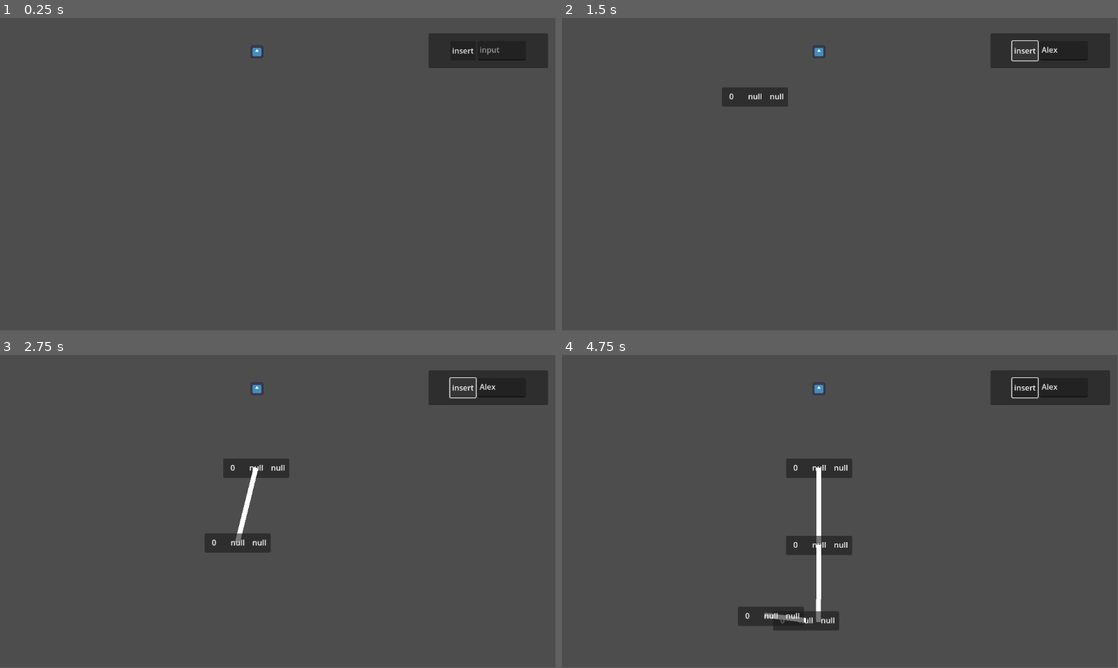
Above: before the commit, frames 1-4 (two rows, left to right).
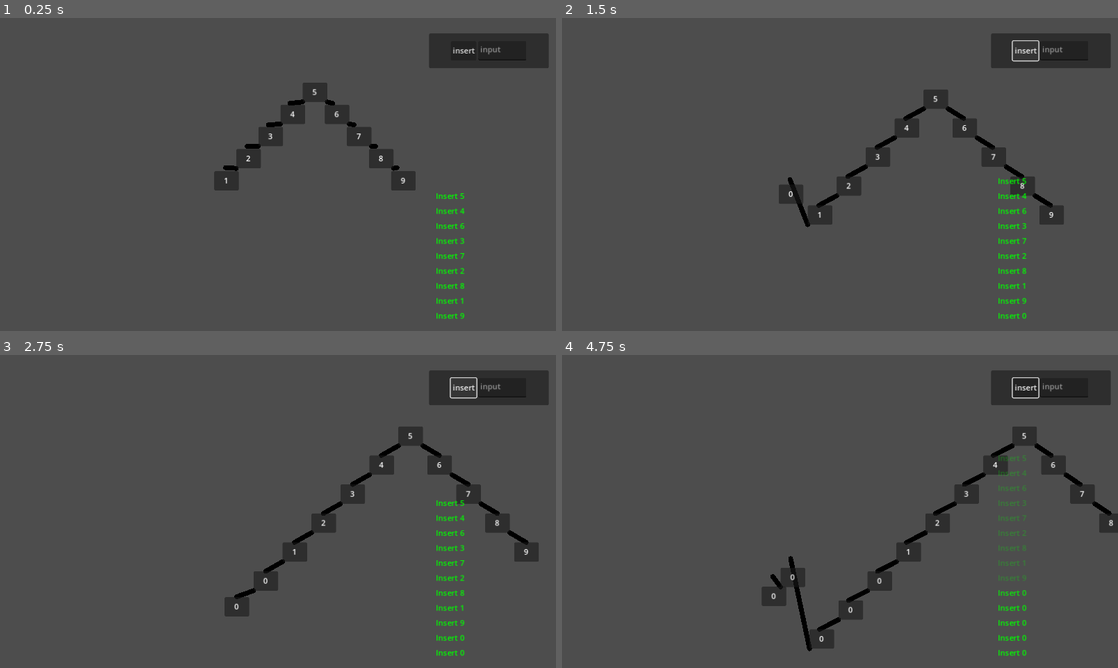
Above: after the commit, the same moments.

Repository: DennisFan11/RBtree
Game: Godot game, scene res://MainScene/MainScene.tscn
Same seed, same stepped clock (60 frames per second), same inputs: the game is played once before the commit and once after it. The engine's default icon, where the game draws it, is replaced by a stand-in: a white triangle on a blue panel in a dark square.
Inputs (mouse positions are in pixels of both pictures, inside the frame that each line leads up to):
- Up to frame 1 (0.25 s): no input
- Up to frame 2 (1.5 s): click (1062, 49) at 0.52 s; type "Alex" at 0.6 s; click "insert" at 1.25 s
- Up to frame 3 (2.75 s): click "insert" at 2 s
- Up to frame 4 (4.75 s): click "insert" at 2.75 s; move the mouse to (962, 495) at 3.52 s; tap A (A, bound only after the commit) at 3.6 s; tap D (D, bound only after the commit) at 3.8, 4.35 s; move the mouse to (728, 527) at 4.27 s; tap Keypad Enter (Enter, bound only after the commit) at 4.55 s
The window is 799x449 before the commit and 800x450 after it. Grey fills any space a smaller window leaves; there, only what the larger window draws over its background counts as a difference.

The runs differ from the first frame. In frame 1, 3.2% of the frame differs, in the area x 38-99%, y 8-97%; in frame 2, 4.5%; in frame 3, 5.7%; in frame 4, 7.5%, in the area x 31-100%, y 7-97%.

Commit message:
Tree Display
能夠顯示RB樹, Insert 操作待完成

Diff:
--- a/MainScene/MainScene.tscn
+++ b/MainScene/MainScene.tscn
@@ -1,7 +1,6 @@
-[gd_scene load_steps=3 format=3 uid="uid://88tjufil85s5"]
+[gd_scene load_steps=2 format=3 uid="uid://88tjufil85s5"]
 
 [ext_resource type="Script" path="res://MainScene/main_scene.gd" id="1_rs03n"]
-[ext_resource type="Texture2D" uid="uid://c3715o1xyqtw6" path="res://icon.svg" id="2_rx2d5"]
 
 [node name="MainScene" type="Node2D"]
 script = ExtResource("1_rs03n")
@@ -15,6 +14,7 @@
 anchor_bottom = 1.0
 grow_horizontal = 2
 grow_vertical = 2
+mouse_filter = 2
 
 [node name="Panel" type="Panel" parent="UI/Control"]
 layout_mode = 0
@@ -46,16 +46,26 @@
 layout_mode = 2
 placeholder_text = "input"
 
-[node name="Target" type="Marker2D" parent="."]
+[node name="Messages" type="VBoxContainer" parent="UI/Control"]
 unique_name_in_owner = true
-position = Vector2(533, 74)
+layout_mode = 1
+anchors_preset = 15
+anchor_right = 1.0
+anchor_bottom = 1.0
+offset_left = 903.0
+offset_top = 7.0
+offset_right = -9.0
+offset_bottom = -16.0
+grow_horizontal = 2
+grow_vertical = 2
+mouse_filter = 2
+alignment = 2
 
 [node name="Tree" type="Node2D" parent="."]
 unique_name_in_owner = true
 
-[node name="Icon" type="Sprite2D" parent="."]
-position = Vector2(533, 70)
-scale = Vector2(0.2, 0.2)
-texture = ExtResource("2_rx2d5")
+[node name="Camera2D" type="Camera2D" parent="."]
+unique_name_in_owner = true
+position = Vector2(153, 217)
 
 [connection signal="button_down" from="UI/Control/Panel/CenterContainer/HBoxContainer/Button" to="." method="_on_button_button_down"]
--- a/MainScene/main_scene.gd
+++ b/MainScene/main_scene.gd
@@ -1,41 +1,107 @@
 class_name MainScene extends Node2D
-
-static func add_new_node(node:TreeNode):
-	_tree.add_child(node)
-
-var _root :TreeNode
-@onready var treeCRUD = TreeCRUD.new()
-
-func _on_button_button_down() -> void:
-	var val:float = %TextEdit.text.to_float()
-	_root = treeCRUD.insert(_root, val)
-
-func _ready() -> void:
-	_tree = %Tree
-
-static var _tree
-func _process(delta: float) -> void:
-	#print(_root)
-	_update(_root, %Target.position)
 
 
 
-const LEN:float = 160.0
-const G = 10.0
-func _update(node:TreeNode, pos:Vector2):
-	if !node:
-		return
-	node.position.y += G
-	node.position = (node.position - pos).limit_length(LEN)+pos
-	for c in node.get_tree_nodes():
-		_update(c, node.position)
+#region 外部接口
+static var _tree:Node2D
+static var _main_scene:MainScene
+
+static func add_new_node(node:TreeNode)-> void: ## 新增節點
+	_tree.add_child(node)
+
+static func remove(val:float):
+	_main_scene._remove(val)
+
+static func message(bbtext:String)-> void:
+	_main_scene._message(bbtext)
+#endregion
 
 
+func _input(event: InputEvent) -> void:
+	if event.is_action_pressed("Enter"):
+		_on_button_button_down()
+	elif event.is_action_pressed("zoom_in"):
+		%Camera2D.zoom *= 1.1
+	elif event.is_action_pressed("zoom_out"):
+		%Camera2D.zoom *= 0.9
+
+func _on_button_button_down() -> void: ## insert
+	var val:float = %TextEdit.text.to_float()
+	%TextEdit.text = ""
+	_insert(val)
+
+func _ready() -> void:
+	_main_scene = self
+	_tree = %Tree
+	for i in [5, 4, 6, 3, 7, 2, 8, 1, 9]:
+		_insert(i)
 
 
+#region 樹操作
+var _root :TreeNode
+@onready var treeCRUD = TreeCRUD.new()
+func _insert(val:float):
+	_message("[color=green]Insert "+str(val)+"[/color]")
+	_root = treeCRUD.insert(_root, val)
+	_tree_update()
+
+func _remove(val:float):
+	_message("[color=red]Remove "+str(val)+"[/color]")
+	treeCRUD.remove(_root, val)
+	_tree_update()
+#endregion
+
+#region 位置更新相關
+func _tree_update():
+	__xid = 0
+	_deep_count(_root, 0)
+
+var __xid:int
+func _deep_count(node:TreeNode, last_deepth:int)-> int: ## 設定深度, xid
+	if !node:
+		return last_deepth
+	var curr_deepth = last_deepth+1
+	node._deepth = curr_deepth
+
+	if node.L:
+		_deep_count(node.L, curr_deepth)
+
+	__xid += 1
+	node._xid = __xid
+
+	if node.R:
+		_deep_count(node.R, curr_deepth)
+	return curr_deepth
+
+#endregion
+
+#region 攝影機
+var _camera_pos  = Vector2.ZERO
+const CAMERA_MOVE_SPEED:float = 500.0
+const CAMERA_LERP_SPEED:float = 8.0
+func _process(delta: float) -> void:
+	_camera_pos += Input.get_vector("A", "D", "W", "S") * CAMERA_MOVE_SPEED * delta
+	%Camera2D.offset = %Camera2D.offset.lerp(_camera_pos, CAMERA_LERP_SPEED * delta)
+#endregion
 
 
+#region Global message
+const MESSAGE_LIVE_TIME:float = 5.0
+func _message(str:String):
 
+	var rich = RichTextLabel.new()
+	rich.custom_minimum_size.y = 27.0
+	rich.bbcode_enabled = true
+	rich.text = str
+	%Messages.add_child(rich)
+
+	var tween = get_tree().create_tween()
+	tween.tween_property(rich, "modulate", Color(1.0, 1.0, 1.0, 0.0), MESSAGE_LIVE_TIME)\
+		.set_trans(Tween.TRANS_EXPO).set_ease(Tween.EASE_IN)
+	tween.tween_callback(rich.queue_free)
+
+
+#endregion
 
 
 
--- a/TreeCRUD.gd
+++ b/TreeCRUD.gd
@@ -18,11 +18,6 @@
 #endregion
 
 
-#dawdawd
-## TODO 實作2,3,4,樹
-
-
-
 func _make_treeNode()-> TreeNode:
 	var node = preload("res://treeNode/treeNode.tscn").instantiate()
 	MainScene.add_new_node(node)
@@ -32,10 +27,10 @@
 	node.queue_free()
 
 
-## TODO 實作2,3,4,樹
+## TODO 實作RB樹
 
 func _insert(node:TreeNode, val):
-	if node.val1 > val:
+	if node.val1 < val:
 		if node.R:
 			_insert(node.R, val)
 		else:
--- a/project.godot
+++ b/project.godot
@@ -14,3 +14,45 @@
 run/main_scene="res://MainScene/MainScene.tscn"
 config/features=PackedStringArray("4.3", "Forward Plus")
 config/icon="res://icon.svg"
+
+[display]
+
+window/stretch/mode="canvas_items"
+
+[input]
+
+Enter={
+"deadzone": 0.5,
+"events": [Object(InputEventKey,"resource_local_to_scene":false,"resource_name":"","device":-1,"window_id":0,"alt_pressed":false,"shift_pressed":false,"ctrl_pressed":false,"meta_pressed":false,"pressed":false,"keycode":0,"physical_keycode":4194310,"key_label":0,"unicode":0,"location":0,"echo":false,"script":null)
+]
+}
+zoom_in={
+"deadzone": 0.5,
+"events": [Object(InputEventMouseButton,"resource_local_to_scene":false,"resource_name":"","device":-1,"window_id":0,"alt_pressed":false,"shift_pressed":false,"ctrl_pressed":false,"meta_pressed":false,"button_mask":8,"position":Vector2(337, 11),"global_position":Vector2(346, 57),"factor":1.0,"button_index":4,"canceled":false,"pressed":true,"double_click":false,"script":null)
+]
+}
+zoom_out={
+"deadzone": 0.5,
+"events": [Object(InputEventMouseButton,"resource_local_to_scene":false,"resource_name":"","device":-1,"window_id":0,"alt_pressed":false,"shift_pressed":false,"ctrl_pressed":false,"meta_pressed":false,"button_mask":16,"position":Vector2(106, 25),"global_position":Vector2(115, 71),"factor":1.0,"button_index":5,"canceled":false,"pressed":true,"double_click":false,"script":null)
+]
+}
+W={
+"deadzone": 0.5,
+"events": [Object(InputEventKey,"resource_local_to_scene":false,"resource_name":"","device":-1,"window_id":0,"alt_pressed":false,"shift_pressed":false,"ctrl_pressed":false,"meta_pressed":false,"pressed":false,"keycode":0,"physical_keycode":87,"key_label":0,"unicode":119,"location":0,"echo":false,"script":null)
+]
+}
+A={
+"deadzone": 0.5,
+"events": [Object(InputEventKey,"resource_local_to_scene":false,"resource_name":"","device":-1,"window_id":0,"alt_pressed":false,"shift_pressed":false,"ctrl_pressed":false,"meta_pressed":false,"pressed":false,"keycode":0,"physical_keycode":65,"key_label":0,"unicode":97,"location":0,"echo":false,"script":null)
+]
+}
+S={
+"deadzone": 0.5,
+"events": [Object(InputEventKey,"resource_local_to_scene":false,"resource_name":"","device":-1,"window_id":0,"alt_pressed":false,"shift_pressed":false,"ctrl_pressed":false,"meta_pressed":false,"pressed":false,"keycode":0,"physical_keycode":83,"key_label":0,"unicode":115,"location":0,"echo":false,"script":null)
+]
+}
+D={
+"deadzone": 0.5,
+"events": [Object(InputEventKey,"resource_local_to_scene":false,"resource_name":"","device":-1,"window_id":0,"alt_pressed":false,"shift_pressed":false,"ctrl_pressed":false,"meta_pressed":false,"pressed":false,"keycode":0,"physical_keycode":68,"key_label":0,"unicode":100,"location":0,"echo":false,"script":null)
+]
+}
--- a/treeNode/treeNode.tscn
+++ b/treeNode/treeNode.tscn
@@ -1,56 +1,76 @@
-[gd_scene load_steps=3 format=3 uid="uid://g7fsfhix2s5u"]
+[gd_scene load_steps=4 format=3 uid="uid://g7fsfhix2s5u"]
 
 [ext_resource type="Script" path="res://treeNode/tree_node.gd" id="1_q8htm"]
-
-[sub_resource type="CircleShape2D" id="CircleShape2D_ighwy"]
-radius = 60.0
+[ext_resource type="Texture2D" uid="uid://c6m6g2xjiufjp" path="res://treeNode/delete.png" id="2_t0n3q"]
+[ext_resource type="Texture2D" uid="uid://bo3so0d4oxou6" path="res://treeNode/delete_n.png" id="3_gw3ww"]
 
 [node name="TreeNode" type="Node2D"]
 script = ExtResource("1_q8htm")
 
+[node name="LineL" type="Line2D" parent="."]
+unique_name_in_owner = true
+begin_cap_mode = 2
+end_cap_mode = 2
+
+[node name="LineR" type="Line2D" parent="."]
+unique_name_in_owner = true
+begin_cap_mode = 2
+end_cap_mode = 2
+
 [node name="Panel" type="Panel" parent="."]
-offset_left = -68.0
+unique_name_in_owner = true
+z_index = 5
+offset_left = -25.0
 offset_top = -19.0
-offset_right = 69.0
+offset_right = 26.0
 offset_bottom = 21.0
 
-[node name="Marker2D" type="Marker2D" parent="Panel"]
-position = Vector2(0, 40)
+[node name="Label" type="Label" parent="Panel"]
+layout_mode = 1
+anchors_preset = 15
+anchor_right = 1.0
+anchor_bottom = 1.0
+grow_horizontal = 2
+grow_vertical = 2
+text = "null"
+horizontal_alignment = 1
+vertical_alignment = 1
 
-[node name="Marker2D2" type="Marker2D" parent="Panel"]
-position = Vector2(49, 41)
+[node name="TextureButton" type="TextureButton" parent="Panel"]
+unique_name_in_owner = true
+texture_filter = 1
+layout_mode = 1
+anchors_preset = 15
+anchor_right = 1.0
+anchor_bottom = 1.0
+offset_left = 9.0
+offset_top = 3.0
+offset_right = -9.0
+offset_bottom = -4.0
+grow_horizontal = 2
+grow_vertical = 2
+focus_mode = 0
+texture_normal = ExtResource("2_t0n3q")
+texture_pressed = ExtResource("2_t0n3q")
+texture_hover = ExtResource("2_t0n3q")
+texture_disabled = ExtResource("3_gw3ww")
+texture_focused = ExtResource("2_t0n3q")
+stretch_mode = 4
 
-[node name="Marker2D3" type="Marker2D" parent="Panel"]
-position = Vector2(90, 40)
+[node name="LPoint" type="Marker2D" parent="."]
+unique_name_in_owner = true
+position = Vector2(-25, 21)
 
-[node name="Marker2D4" type="Marker2D" parent="Panel"]
-position = Vector2(137, 40)
+[node name="RPoint" type="Marker2D" parent="."]
+unique_name_in_owner = true
+position = Vector2(26, 21)
 
-[node name="Label" type="Label" parent="Panel"]
-layout_mode = 2
-offset_left = 15.0
-offset_top = 7.0
-offset_right = 43.0
-offset_bottom = 30.0
-text = "null"
+[node name="SelfPoint" type="Marker2D" parent="."]
+unique_name_in_owner = true
+position = Vector2(0, -19)
 
-[node name="Label2" type="Label" parent="Panel"]
-layout_mode = 2
-offset_left = 54.0
-offset_top = 7.0
-offset_right = 82.0
-offset_bottom = 30.0
-text = "null"
-
-[node name="Label3" type="Label" parent="Panel"]
-layout_mode = 2
-offset_left = 99.0
-offset_top = 7.0
-offset_right = 127.0
-offset_bottom = 30.0
-text = "null"
-
-[node name="Area2D" type="Area2D" parent="."]
-
-[node name="CollisionShape2D" type="CollisionShape2D" parent="Area2D"]
-shape = SubResource("CircleShape2D_ighwy")
+[connection signal="mouse_entered" from="Panel" to="." method="_on_panel_mouse_entered"]
+[connection signal="mouse_exited" from="Panel" to="." method="_on_panel_mouse_exited"]
+[connection signal="button_down" from="Panel/TextureButton" to="." method="_on_texture_button_button_down"]
+[connection signal="mouse_entered" from="Panel/TextureButton" to="." method="_on_texture_button_mouse_entered"]
+[connection signal="mouse_exited" from="Panel/TextureButton" to="." method="_on_texture_button_mouse_exited"]
--- a/treeNode/tree_node.gd
+++ b/treeNode/tree_node.gd
@@ -1,40 +1,55 @@
 class_name TreeNode extends Node2D
+enum {BLACK, RED, DOUBLE_BLACK}
+var color:int
 var val1:float:
 	set(new):
 		$Panel/Label.text = str(new)
 		val1=new
-var val2:float:
-	set(new):
-		$Panel/Label2.text = str(new)
-		val1=new
-var val3:float:
-	set(new):
-		$Panel/Label3.text = str(new)
-		val1=new
 var L:TreeNode
-var LC:TreeNode
-var RC:TreeNode
 var R:TreeNode
 
-var _LL:Line2D
-var _RR:Line2D
-func _ready() -> void:
-	_LL = Line2D.new()
-	MainScene._tree.add_child(_LL)
-	_RR = Line2D.new()
-	MainScene._tree.add_child(_RR)
 
-const _R = 60.0
+
+
+
+#region 內部邏輯区域
+
+func _get_self_point()-> Vector2: # 獲取節點位置
+	return %SelfPoint.global_position
+func _get_l_point()-> Vector2:
+	return %LPoint.position
+func _get_r_point()-> Vector2:
+	return %RPoint.position
+
+
+var _deepth:int
+var _xid:int
+
+@onready var _LL:Line2D = %LineL
+@onready var _RR:Line2D = %LineR
+var _color_map = {
+	BLACK:Color.BLACK,
+	RED:Color.RED,
+	DOUBLE_BLACK:Color.GRAY
+}
+const H_SPACE = 60.0
+const V_SPACE = 60.0
+const LERP_SPEED = 5.5
 func _process(delta: float) -> void:
-	for i in $Area2D.get_overlapping_areas():
-		var dist = (position - i.get_parent().position).length()
-		dist = _R-dist
-		position += (position - i.get_parent().position).normalized()*dist/2.0
+	_visible_update()
+	position = position.lerp( Vector2( H_SPACE*_xid, V_SPACE*_deepth ), LERP_SPEED*delta )
+	if L:
+		_LL.points = [_get_l_point(), to_local(L._get_self_point())]
+		_LL.default_color = _color_map[L.color]
 
-	if L:
-		_LL.points = [position, L.position]
 	if R:
-		_RR.points = [position, R.position]
+		_RR.points = [_get_r_point(), to_local(R._get_self_point())]
+		_RR.default_color = _color_map[R.color]
 
-func get_tree_nodes()-> Array[TreeNode]:
-	return [L, LC, RC, R]
+#endregion
+
+func _visible_update():
+	%TextureButton.disabled = !%TextureButton.is_hovered()
+
+func _on_texture_button_button_down() -> void:
+	MainScene.remove(val1)
Binary file added: treeNode/delete.png
Not shown, added: treeNode/delete.png.import
Binary file added: treeNode/delete_n.png
Not shown, added: treeNode/delete_n.png.import
